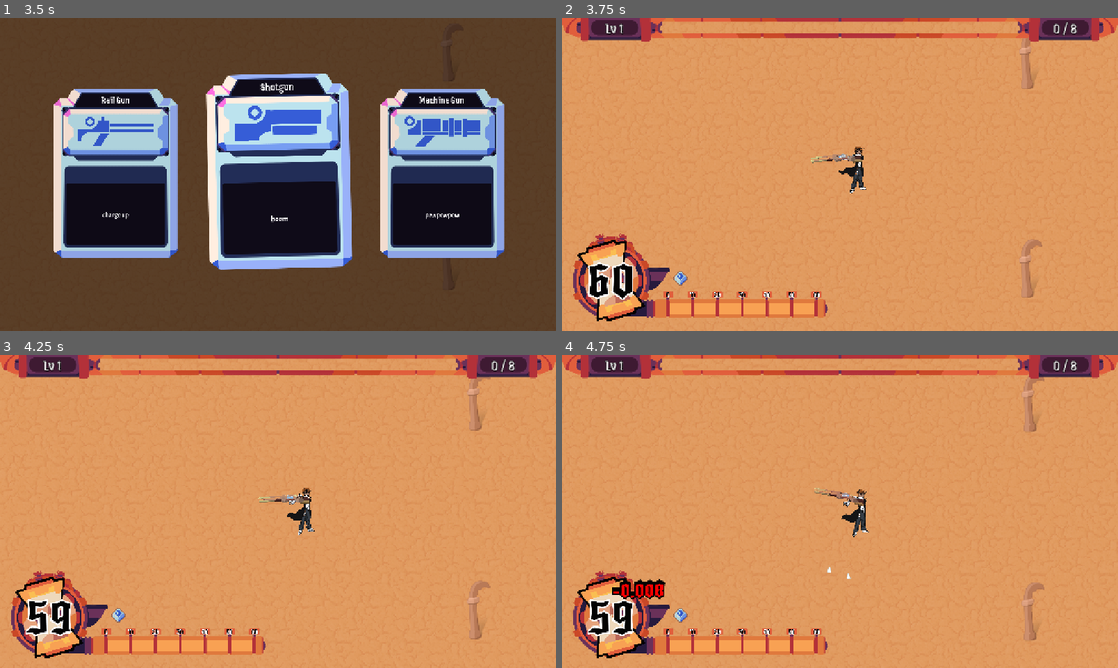
Above: before the commit, frames 1-4 (two rows, left to right).
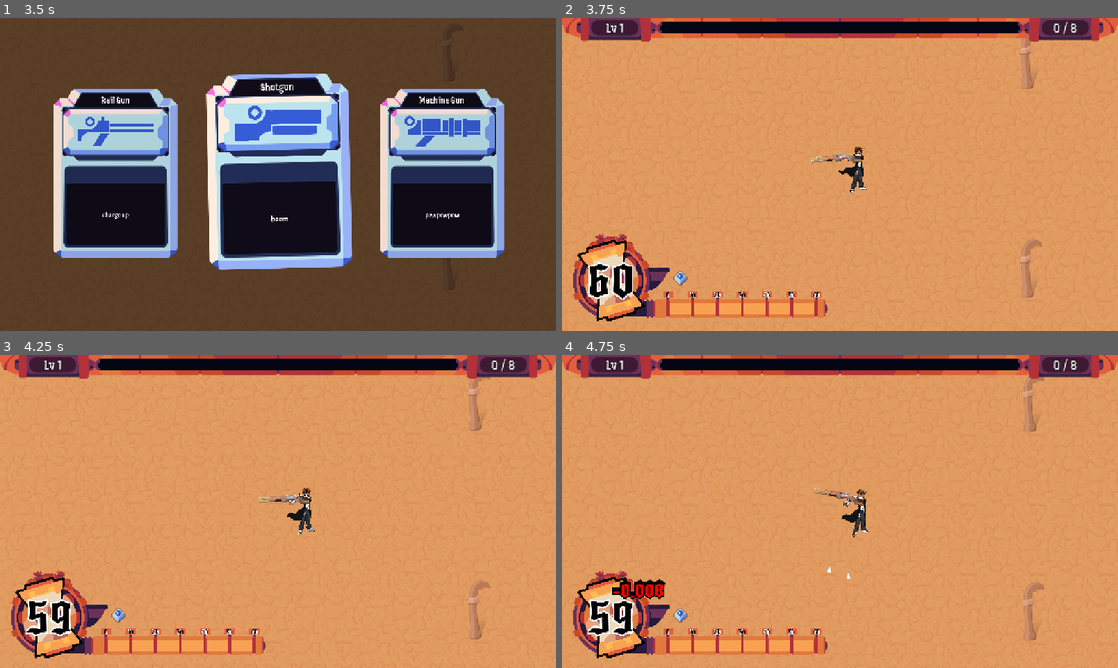
Above: after the commit, the same moments.

Repository: chiefpat450119/GMTK-2026
Game: Godot game, scene res://scenes/main.tscn
Same seed, same stepped clock (60 frames per second), same inputs: the game is played once before the commit and once after it.
Inputs (mouse positions are in pixels of both pictures, inside the frame that each line leads up to):
- Up to frame 1 (3.5 s): tap Enter at 0.5 s; move the mouse to (400, 158) at 0.52 s; hold D (Right) 0.53-1.25 s; tap Shift (Dash) at 0.6 s; click (400, 158) at 0.67 s; drag from (166, 190) to (250, 237) at 1.27 s; click "Play" at 2 s; move the mouse to (333, 105) at 2.77 s; hold D (Right) from 2.78 s (still down); tap U at 2.85 s; click (333, 105) at 2.92 s
- Up to frame 2 (3.75 s): release D (Right) at 3.5 s; click "Rail Gun" at 3.5 s
- Up to frame 3 (4.25 s): no input
- Up to frame 4 (4.75 s): drag from (812, 574) to (673, 464) at 4.27 s

Frame 1 is identical in both runs. In frame 2, 2.5% of the frame differs, in the area x 7-93%, y 1-6%; in frame 3, 2.5%; in frame 4, 2.5%.

Commit message:
fix xp bar

Diff:
--- a/scenes/ui/xp_meter.tscn
+++ b/scenes/ui/xp_meter.tscn
@@ -3,58 +3,63 @@
 [ext_resource type="Script" uid="uid://cy5ra7ww3efq" path="res://scenes/ui/xp_meter.gd" id="1_a1p61"]
 [ext_resource type="Texture2D" uid="uid://rac0ic3tuaju" path="res://assets/hud/LV_BAR_BACK.png" id="1_m0s7y"]
 [ext_resource type="Texture2D" uid="uid://1bp1lyhxug4c" path="res://assets/hud/LV_BAR_FRONT.png" id="1_xrhem"]
+[ext_resource type="Texture2D" uid="uid://cyssa3jrrj6s" path="res://assets/hud/LV_BAR_PROGRESS.png" id="2_2xyfa"]
 [ext_resource type="FontFile" uid="uid://bpe3chac1mwiw" path="res://assets/fonts/JainiPurva-Regular.ttf" id="3_wysr6"]
 
 [node name="XpMeter" type="Control" unique_id=634241522 node_paths=PackedStringArray("xp_bar", "level_label", "xp_label")]
-custom_minimum_size = Vector2(1280, 100)
+custom_minimum_size = Vector2(1280, 40)
 layout_mode = 3
-anchors_preset = 5
-anchor_left = 0.5
-anchor_right = 0.5
-offset_left = -640.0
-offset_right = 640.0
-offset_bottom = 100.0
-grow_horizontal = 2
+anchors_preset = 0
 mouse_filter = 2
 script = ExtResource("1_a1p61")
-xp_bar = NodePath("XpBar")
-level_label = NodePath("LevelLabel")
-xp_label = NodePath("XpLabel")
+xp_bar = NodePath("MarginContainer/XpBar")
+level_label = NodePath("HBoxContainer/LevelLabel")
+xp_label = NodePath("HBoxContainer/XpLabel")
 
-[node name="XpBar" type="TextureProgressBar" parent="." unique_id=595026823]
+[node name="MarginContainer" type="MarginContainer" parent="." unique_id=1345694554]
 layout_mode = 1
-anchors_preset = -1
-anchor_left = 0.176768
-anchor_top = 0.088235
-anchor_right = 0.823232
-anchor_bottom = 0.696343
-grow_horizontal = 2
-grow_vertical = 2
+offset_right = 1200.0
+offset_bottom = 100.0
+theme_override_constants/margin_left = 210
+theme_override_constants/margin_right = 210
+
+[node name="XpBar" type="TextureProgressBar" parent="MarginContainer" unique_id=595026823]
+modulate = Color(0.27510625, 0.6613538, 0.9265421, 1)
+custom_minimum_size = Vector2(900, 100)
+layout_mode = 2
+size_flags_vertical = 4
 mouse_filter = 2
-value = 100.0
+value = 50.0
 nine_patch_stretch = true
-texture_progress = ExtResource("1_m0s7y")
+texture_under = ExtResource("1_m0s7y")
+texture_progress = ExtResource("2_2xyfa")
 
-[node name="Frame" type="TextureProgressBar" parent="." unique_id=1422961342]
+[node name="MarginContainer2" type="MarginContainer" parent="." unique_id=2015452027]
+layout_mode = 1
+offset_right = 1280.0
+offset_bottom = 100.0
+
+[node name="TextureRect" type="TextureProgressBar" parent="MarginContainer2" unique_id=1422961342]
+custom_minimum_size = Vector2(1280, 100)
+layout_mode = 2
+nine_patch_stretch = true
+texture_over = ExtResource("1_xrhem")
+
+[node name="HBoxContainer" type="HBoxContainer" parent="." unique_id=2116059031]
 layout_mode = 1
 anchors_preset = 15
 anchor_right = 1.0
 anchor_bottom = 1.0
 grow_horizontal = 2
 grow_vertical = 2
-mouse_filter = 2
-nine_patch_stretch = true
-texture_over = ExtResource("1_xrhem")
 
-[node name="LevelLabel" type="Label" parent="." unique_id=1623478393]
-layout_mode = 1
-anchors_preset = -1
-anchor_left = 0.052525
-anchor_top = 0.052941
-anchor_right = 0.136364
-anchor_bottom = 0.388235
-grow_horizontal = 2
-grow_vertical = 2
+[node name="Spacer1" type="Control" parent="HBoxContainer" unique_id=1951617159]
+custom_minimum_size = Vector2(60, 0)
+layout_mode = 2
+
+[node name="LevelLabel" type="Label" parent="HBoxContainer" unique_id=1623478393]
+custom_minimum_size = Vector2(115, 0)
+layout_mode = 2
 theme_override_colors/font_color = Color(1, 1, 1, 1)
 theme_override_colors/font_outline_color = Color(0, 0, 0, 1)
 theme_override_constants/outline_size = 6
@@ -64,15 +69,13 @@
 horizontal_alignment = 1
 vertical_alignment = 1
 
-[node name="XpLabel" type="Label" parent="." unique_id=299960833]
-layout_mode = 1
-anchors_preset = -1
-anchor_left = 0.863131
-anchor_top = 0.052941
-anchor_right = 0.94697
-anchor_bottom = 0.388235
-grow_horizontal = 2
-grow_vertical = 2
+[node name="Spacer3" type="Control" parent="HBoxContainer" unique_id=530278929]
+layout_mode = 2
+size_flags_horizontal = 3
+
+[node name="XpLabel" type="Label" parent="HBoxContainer" unique_id=299960833]
+custom_minimum_size = Vector2(115, 0)
+layout_mode = 2
 theme_override_colors/font_color = Color(1, 1, 1, 1)
 theme_override_colors/font_outline_color = Color(0, 0, 0, 1)
 theme_override_constants/outline_size = 6
@@ -81,3 +84,7 @@
 text = "100/100"
 horizontal_alignment = 1
 vertical_alignment = 1
+
+[node name="Spacer4" type="Control" parent="HBoxContainer" unique_id=1058869218]
+custom_minimum_size = Vector2(60, 0)
+layout_mode = 2
Binary file added: assets/hud/LV_BAR_PROGRESS.png
Not shown, added: assets/hud/LV_BAR_PROGRESS.png.import
